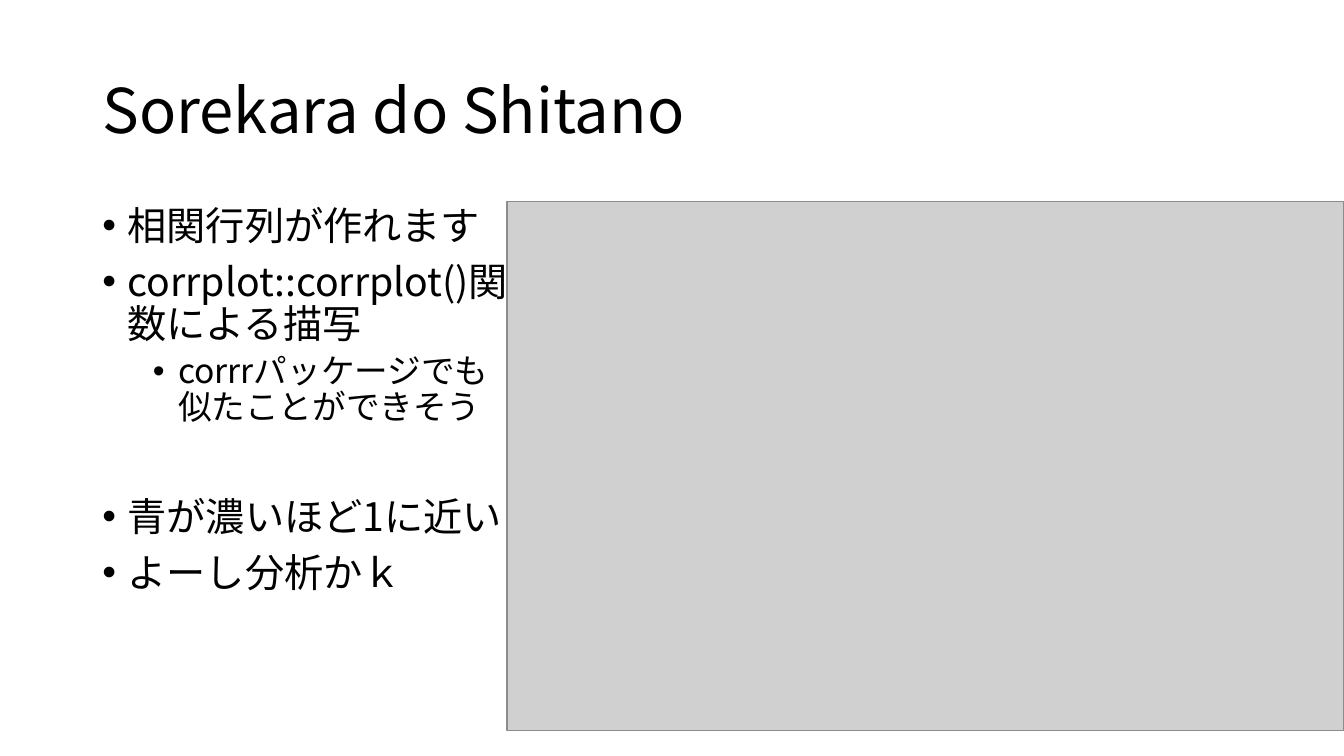
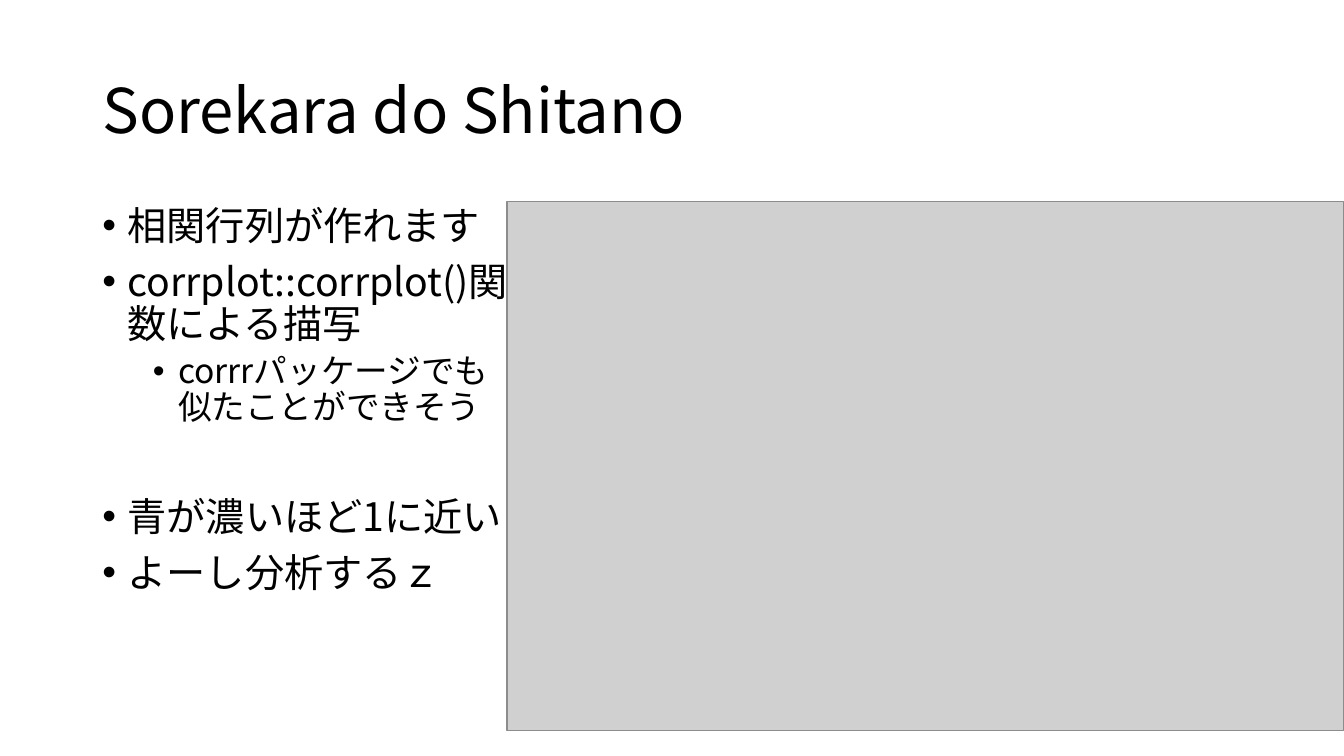
Before and after one commit to 8-u8/Kaggle, a slide deck: slide 12 of Santander/output/caretパッケージを使ったXGBoostのformula型.pptx. Drawn at 1344x756 pixels with LibreOffice and Linux fonts; fonts in the diff are those of the drawing; grey boxes stand for pictures. Boxes give left, top, right and bottom in pixels: in the first picture for what was removed or moved away, otherwise in the second. Text is boxed around its words. In the diff, an @@ line names an element or a change of style, - is before the commit and + after.

```diff
--- a/Santander/output/caretパッケージを使ったXGBoostのformula型.pptx
+++ b/Santander/output/caretパッケージを使ったXGBoostのformula型.pptx
@@ text at <box>128,554,441,590</box>: text changed @@
-• よーし分析かｋ
+• よーし分析するｚ
```
Also in this commit, not shown: 7 other slides changed, 8 slides added, 1 slide removed, 3 other files.
